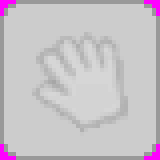
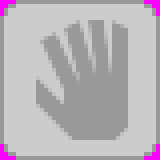
The second 160 x 160 image is a revision of the first. Changes to its layers:
showed "Layer #2", moved it above "Layer #5", painted on it over [32,20,128,140]
hid "Layer", moved it above "Layer #4", painted on it over [32,20,128,140]
"Layer #4": opacity 20% → 100%, painted on it over [32,20,128,140]
painted on "Layer #1" over [32,20,128,140]
